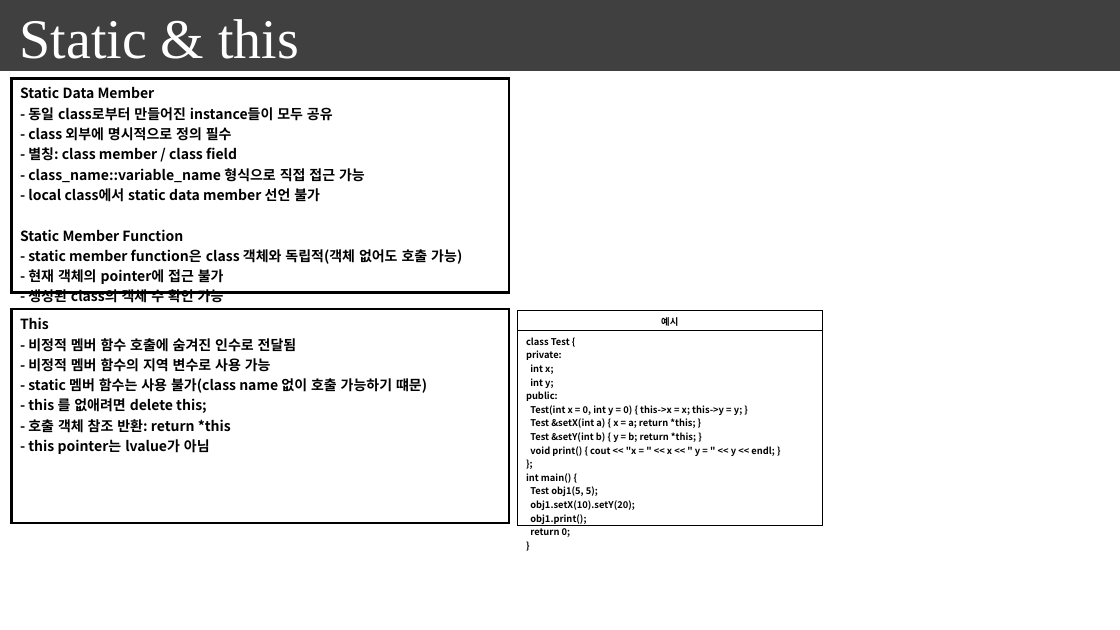
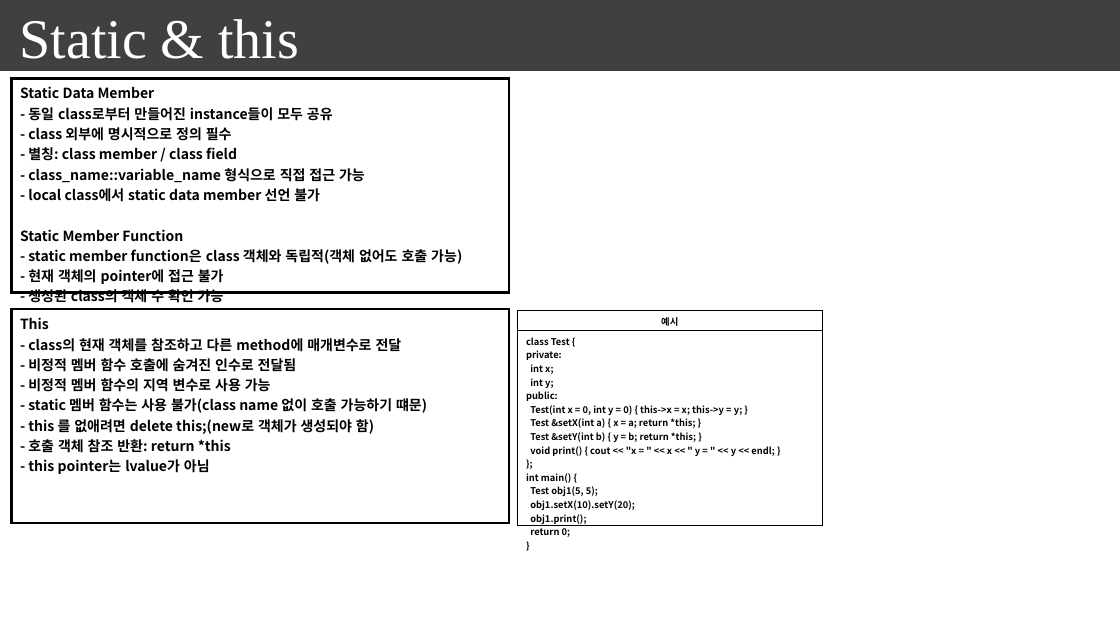
Before and after one commit to seonghokim/Study, a slide deck: slide 24 of everything in c++.pptx. Drawn at 1120x630 pixels with LibreOffice and Linux fonts; fonts in the diff are those of the drawing; background and template pictures are left out. Boxes give left, top, right and bottom in pixels: in the first picture for what was removed or moved away, otherwise in the second. Text is boxed around its words. In the diff, an @@ line names an element or a change of style, - is before the commit and + after.

```diff
--- a/everything in c++.pptx
+++ b/everything in c++.pptx
@@ table at [12,309,509,523] @@
-row 1, column 1: This / - 비정적 멤버 함수 호출에 숨겨진 인수로 전달됨 / - 비정적 멤버 함수의 지역 변수로 사용 가능 / - static 멤버 함수는 사용 불가(class name 없이 호출 가능하기 떄문) / - this 를 없애려면 delete this; / - 호출 객체 참조 반환: return *this / - this pointer는 lvalue가 아님
+row 1, column 1: This / - class의 현재 객체를 참조하고 다른 method에 매개변수로 전달 / - 비정적 멤버 함수 호출에 숨겨진 인수로 전달됨 / - 비정적 멤버 함수의 지역 변수로 사용 가능 / - static 멤버 함수는 사용 불가(class name 없이 호출 가능하기 떄문) / - this 를 없애려면 delete this;(new로 객체가 생성되야 함) / - 호출 객체 참조 반환: return *this / - this pointer는 lvalue가 아님
```
Also in this commit, not shown: 8 other slides changed, 5 slides added.
